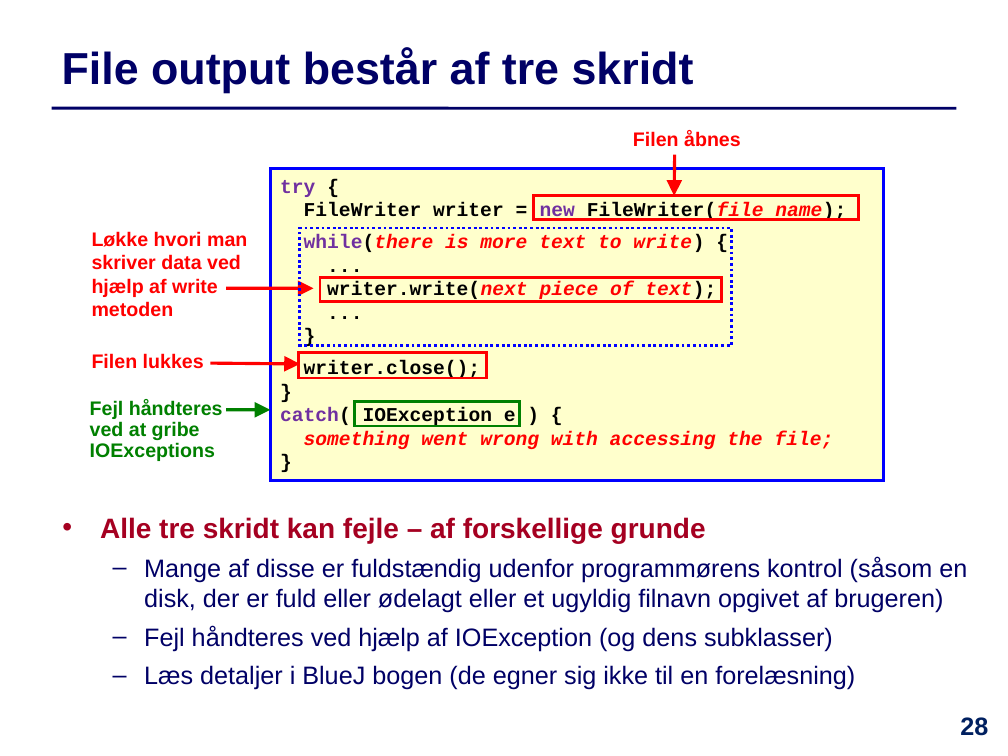
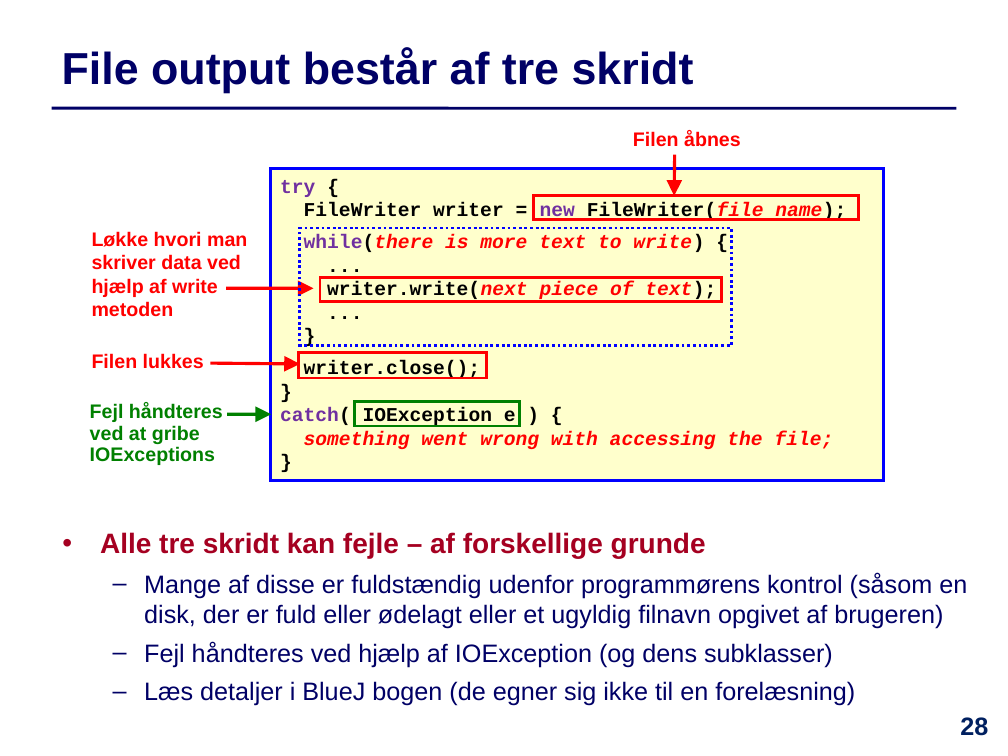
Before and after one commit to IntProgAU/Materiale, a slide deck: slide 28 of web/e24/uge_14/Slides-Uge14.pptx. Drawn at 1008x756 pixels with LibreOffice and Linux fonts; fonts in the diff are those of the drawing. Boxes give left, top, right and bottom in pixels: in the first picture for what was removed or moved away, otherwise in the second. Text is boxed around its words. In the diff, an @@ line names an element or a change of style, - is before the commit and + after.

```diff
--- a/web/e24/uge_14/Slides-Uge14.pptx
+++ b/web/e24/uge_14/Slides-Uge14.pptx
@@ text "Fejl håndteres ved at gribe ...": place and size @@
-text "Fejl håndteres ved at gribe ..." at box(90, 400, 223, 461)
+text "Fejl håndteres ved at gribe ..." at box(90, 403, 223, 465)
@@ arrow moved from (226, 409) - (270, 409) to (227, 414) - (271, 414) @@
@@ text "Alle tre skridt kan fejle ...": place and size @@
-text "Alle tre skridt kan fejle ..." at box(100, 517, 967, 690)
+text "Alle tre skridt kan fejle ..." at box(100, 532, 967, 706)
```
Also in this commit, not shown: 5 other slides changed, 1 other file.
